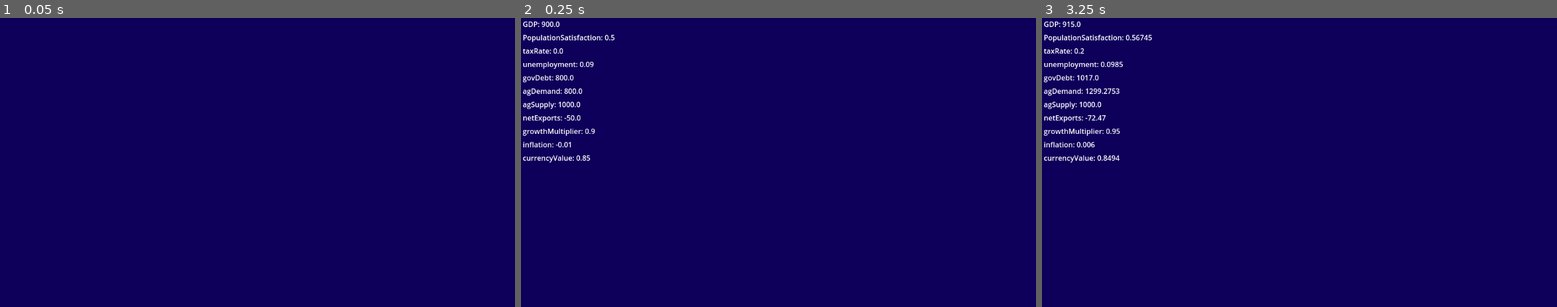
Above: before the commit, frames 1-3 (left to right).
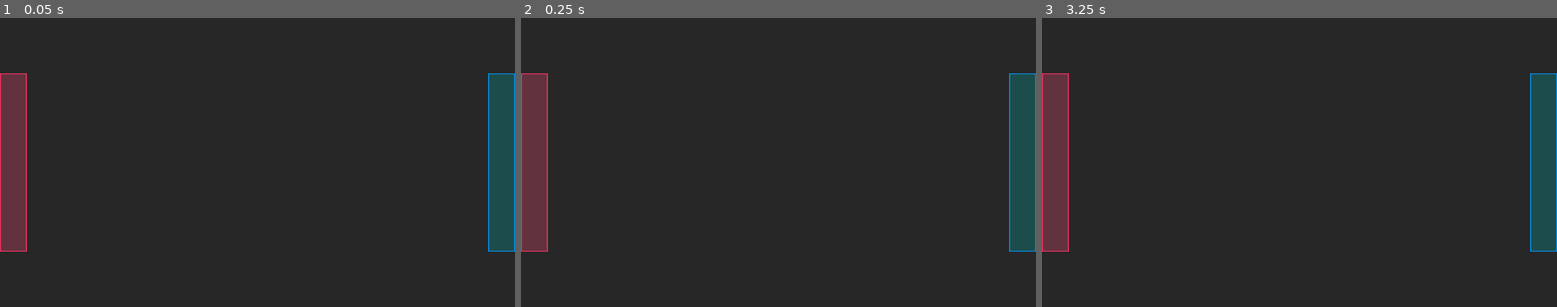
Above: after the commit, the same moments.

Repository: thefirstmine/policies-please
Game: Godot game, scene res://main_game.tscn
Same seed, same stepped clock (60 frames per second), same inputs: the game is played once before the commit and once after it.
Inputs (mouse positions are in pixels of both pictures, inside the frame that each line leads up to):
- Up to frame 1 (0.05 s): no input
- Up to frame 2 (0.25 s): no input
- Up to frame 3 (3.25 s): tap Enter at 0.5, 2 s; move the mouse to (1412, 148) at 0.52 s; tap Space at 1.25, 2.75 s; move the mouse to (1196, 176) at 1.27 s; move the mouse to (1351, 98) at 2.02 s; move the mouse to (1273, 220) at 2.77 s

The runs differ from the first frame. In frame 1, 100% of the frame differs, in the area x 0-100%, y 0-100%; in frame 2, 100%; in frame 3, 100%.

Commit message:
Some basic ui stuff
Switch perspectives controls, econ engine tweaks

Diff:
--- a/DisplayStats.gd
+++ b/DisplayStats.gd
@@ -6,6 +6,8 @@
 func _ready():
 	print("connecting...")
 	signalBus.economyUpdated.connect(_on_economy_update)
+	signalBus.switchPerspective.connect(_on_perspective_switch)
+
 	var valueCount = 0
 
 	for key in range(COUNT_ECONOMY_STATS):
@@ -21,3 +23,8 @@
 	for key in EconomyValues:
 		economyLabels[valueCount].text = str(key) + ": " + str(EconomyValues[key])
 		valueCount += 1
+func _on_perspective_switch(perspective):
+	if perspective == -1:
+		self.visible = true
+	else:
+		self.visible = false
--- a/Policies.gd
+++ b/Policies.gd
@@ -9,7 +9,6 @@
 			econ.set(key, econ.get(key) + policy_stats[key])
 		else:
 			push_warning("Policy key '" + str(key) + "' not found in econ.")
-		print("test")
 	interdependentEffects()
 func interdependentEffects():
 	var demand_gap = econ.ag_demand - econ.ag_supply
@@ -31,7 +30,7 @@
 	# Consumer happiness reacts to inflation & unemployment
 	econ.main_econ_PopulationSatisfaction -= econ.inflation_rate * 0.5
 	econ.main_econ_PopulationSatisfaction -= econ.unemployment * 0.3
-
+	econ.main_econ_PopulationSatisfaction = clamp(econ.main_econ_PopulationSatisfaction, 0.0, 1.0)
 	# Debt increases if GDP is low (less revenue)
 	econ.tax_rate = 0.2
 	var gov_revenue = econ.main_econ_GDP * econ.tax_rate
@@ -50,7 +49,9 @@
 		"inflation_rate": 0.01
 
 	},
-	{}
+	{"type": "FISCAL",
+	 "description": "A Fiscal expansionary policy that strongly increases aggregate demand and population satisfaction a bit,
+					but increases government debt and decreases exports"}
 	]
 
 
--- /dev/null
+++ b/SwitchPerspectives.gd
@@ -0,0 +1,41 @@
+extends Control
+
+@export var signalBus: Node2D
+
+@export var Perspective: int = 0
+
+func _ready():
+	print("sigmfdihmdfsih")
+
+
+func _on_move_left_mouse_entered() -> void:
+	print("Move Left Is Hovered")
+	if Perspective >= 0:
+		Perspective -= 1
+	print("Perspective:", Perspective)
+	signalBus.switchPerspective.emit(Perspective)
+	if Perspective == -1:
+		$"MoveLeft".modulate.a = 0
+		$"MoveRight".modulate.a = 1
+	elif Perspective == 1:
+		$"MoveRight".modulate.a = 0
+		$"MoveLeft".modulate.a = 1
+	else:
+		$"MoveLeft".modulate.a = 1
+		$"MoveRight".modulate.a = 1
+func _on_move_right_mouse_entered() -> void:
+	print("Move Right Is Hovered")
+	if Perspective <= 0:
+		Perspective += 1
+	print("Perspective:", Perspective)
+	signalBus.switchPerspective.emit(Perspective)
+
+	if Perspective == -1:
+		$"MoveLeft".modulate.a = 0
+		$"MoveRight".modulate.a = 1
+	elif Perspective == 1:
+		$"MoveRight".modulate.a = 0
+		$"MoveLeft".modulate.a = 1
+	else:
+		$"MoveLeft".modulate.a = 1
+		$"MoveRight".modulate.a = 1
--- a/main_game.tscn
+++ b/main_game.tscn
@@ -1,8 +1,25 @@
-[gd_scene load_steps=4 format=3 uid="uid://rpl8flekvmlc"]
+[gd_scene load_steps=7 format=3 uid="uid://rpl8flekvmlc"]
 
 [ext_resource type="PackedScene" uid="uid://bucwegmqhbbyh" path="res://developer_screen.tscn" id="1_1oj5k"]
 [ext_resource type="Script" uid="uid://dud2yp4j1yr4l" path="res://signalBus.gd" id="1_ykeeq"]
 [ext_resource type="PackedScene" uid="uid://q8vlmxq300cd" path="res://economy_engine.tscn" id="2_6bm6p"]
+[ext_resource type="Script" uid="uid://wm8wa045ttys" path="res://SwitchPerspectives.gd" id="3_6bm6p"]
+
+[sub_resource type="StyleBoxFlat" id="StyleBoxFlat_6bm6p"]
+bg_color = Color(1, 0.308823, 0.477609, 0.270588)
+border_width_left = 2
+border_width_top = 2
+border_width_right = 2
+border_width_bottom = 2
+border_color = Color(1, 0.205226, 0.391202, 1)
+
+[sub_resource type="StyleBoxFlat" id="StyleBoxFlat_ykeeq"]
+bg_color = Color(0, 0.684943, 0.690489, 0.270588)
+border_width_left = 2
+border_width_top = 2
+border_width_right = 2
+border_width_bottom = 2
+border_color = Color(0, 0.588829, 0.963078, 1)
 
 [node name="root" type="Node2D"]
 script = ExtResource("1_ykeeq")
@@ -12,9 +29,50 @@
 
 [node name="Camera2D" type="Camera2D" parent="."]
 
-[node name="Control" parent="." node_paths=PackedStringArray("signalBus") instance=ExtResource("1_1oj5k")]
+[node name="DeveloperStats" parent="." node_paths=PackedStringArray("signalBus") instance=ExtResource("1_1oj5k")]
+visible = false
 offset_left = -572.0
 offset_top = -322.0
 offset_right = -572.0
 offset_bottom = -322.0
 signalBus = NodePath("..")
+
+[node name="Control" type="Control" parent="." node_paths=PackedStringArray("signalBus")]
+layout_mode = 3
+anchors_preset = 0
+offset_left = -576.0
+offset_top = -324.0
+offset_right = 576.0
+offset_bottom = 324.0
+mouse_force_pass_scroll_events = false
+script = ExtResource("3_6bm6p")
+signalBus = NodePath("..")
+
+[node name="MoveLeft" type="Panel" parent="Control"]
+layout_mode = 1
+anchors_preset = 9
+anchor_bottom = 1.0
+offset_top = 124.0
+offset_right = 60.0
+offset_bottom = -124.0
+grow_vertical = 2
+mouse_filter = 1
+mouse_force_pass_scroll_events = false
+theme_override_styles/panel = SubResource("StyleBoxFlat_6bm6p")
+
+[node name="MoveRight" type="Panel" parent="Control"]
+layout_mode = 1
+anchors_preset = 11
+anchor_left = 1.0
+anchor_right = 1.0
+anchor_bottom = 1.0
+offset_left = -60.0
+offset_top = 124.0
+offset_bottom = -124.0
+grow_horizontal = 0
+grow_vertical = 2
+mouse_filter = 1
+theme_override_styles/panel = SubResource("StyleBoxFlat_ykeeq")
+
+[connection signal="mouse_entered" from="Control/MoveLeft" to="Control" method="_on_move_left_mouse_entered"]
+[connection signal="mouse_entered" from="Control/MoveRight" to="Control" method="_on_move_right_mouse_entered"]
--- a/project.godot
+++ b/project.godot
@@ -17,4 +17,4 @@
 
 [rendering]
 
-environment/defaults/default_clear_color=Color(0.0539878, 1.92523e-07, 0.352747, 1)
+environment/defaults/default_clear_color=Color(0.154876, 0.154876, 0.154876, 1)
--- a/signalBus.gd
+++ b/signalBus.gd
@@ -1,6 +1,7 @@
 extends Node2D
 
 signal economyUpdated(EconomyValues)
+signal switchPerspective(Perspective)
 
 func _ready():
 	print("Game running")
Not shown, added: SwitchPerspectives.gd.uid
